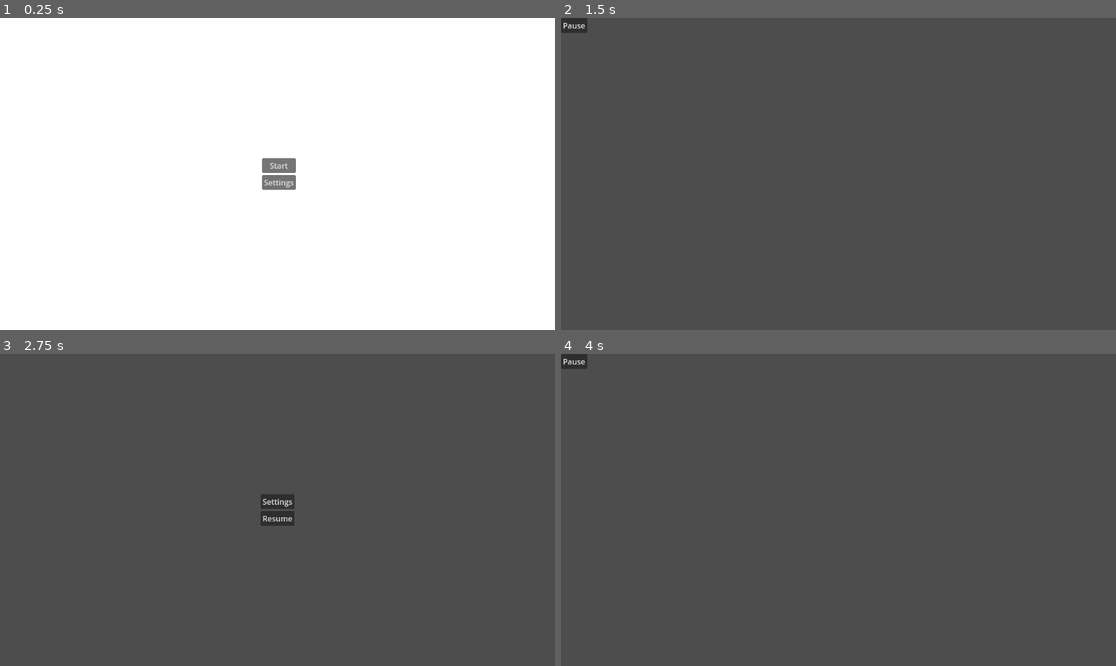
Above: before the commit, frames 1-4 (two rows, left to right).
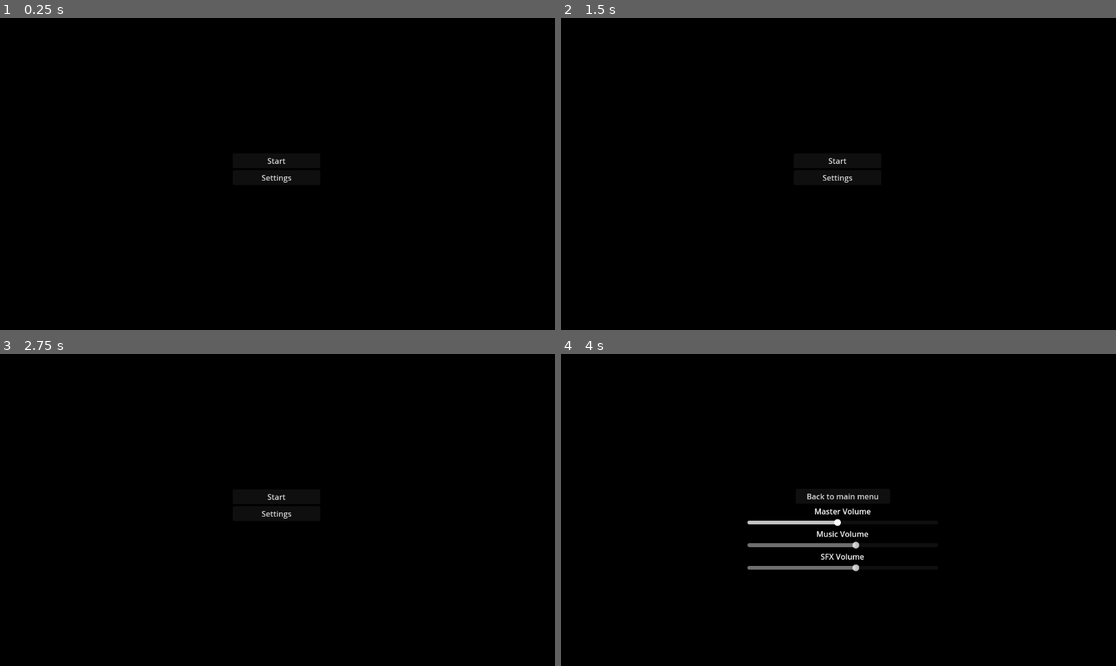
Above: after the commit, the same moments.

Repository: ShroomySquid/LudumDare56
Game: Godot game, scene res://scenes/start_screen.tscn
Same seed, same stepped clock (60 frames per second), same inputs: the game is played once before the commit and once after it. Before the commit the project starts from res://scenes/StartScreen.tscn.
Inputs (mouse positions are in pixels of both pictures, inside the frame that each line leads up to):
- Up to frame 1 (0.25 s): no input
- Up to frame 2 (1.5 s): click "Settings" at 0.5 s; click (844, 161) at 1.25 s, where only the run after the commit has a clickable "Back to main menu"
- Up to frame 3 (2.75 s): click (11, 360) at 2 s, where only the run before the commit has a clickable "Pause"
- Up to frame 4 (4 s): click "Settings" at 2.75 s; click (838, 519) at 3.5 s, where only the run before the commit has a clickable "Resume"

The runs differ from the first frame. In frame 1, 100% of the frame differs, in the area x 0-100%, y 0-100%; in frame 2, 100%; in frame 3, 100%; in frame 4, 100%.

Commit message:
Change control to be a global variable, change the architecture of the project, added audio settings

Diff:
--- /dev/null
+++ b/Scripts/control.gd
@@ -0,0 +1,15 @@
+extends Node2D
+
+var MasterVolumeModifier
+var MusicVolumeModifier
+var SFXVolumeModifier
+
+func _ready():
+	pass # Replace with function body.
+
+func _process(_delta):
+	if Input.is_action_just_pressed("RightClick"):
+		$SFXtest.play()
+
+func change_volume(bus, value):
+	AudioServer.set_bus_volume_db(bus, value - 40)
--- /dev/null
+++ b/Scripts/game.gd
@@ -0,0 +1,37 @@
+extends Node2D
+
+@onready var is_paused := false
+
+func _ready():
+	$CanvasLayer/MenuContainer.hide()
+	$CanvasLayer/Settings.hide()
+
+func _process(_delta):
+	if Input.is_action_just_pressed("esc"):
+		pause_trigger()
+
+func pause_trigger():
+	if (is_paused):
+		$CanvasLayer/MenuContainer.hide()
+		$CanvasLayer/PauseBtn.show()
+		is_paused = false
+		Engine.time_scale = 1
+	else:
+		$CanvasLayer/MenuContainer.show()
+		$CanvasLayer/PauseBtn.hide()
+		Engine.time_scale = 0
+		is_paused = true
+
+func _on_pause_btn_pressed():
+		pause_trigger()
+
+func _on_resume_btn_pressed():
+		pause_trigger()
+
+func _on_setting_btn_pressed():
+	$CanvasLayer/MenuContainer.hide()
+	$CanvasLayer/Settings.show()
+
+func _on_settings_exit_settings():
+	$CanvasLayer/MenuContainer.show()
+	$CanvasLayer/Settings.hide()
--- /dev/null
+++ b/Scripts/settings.gd
@@ -0,0 +1,23 @@
+extends VBoxContainer
+
+signal exit_settings
+
+func _ready():
+	GlobalControl.change_volume(0, $MasterSoundSlider.value)
+	GlobalControl.change_volume(1, $MusicSoundSlider.value)
+	GlobalControl.change_volume(2, $SFXSoundSlider.value)
+
+func _process(_delta):
+	pass
+
+func _on_master_sound_slider_value_changed(value):
+	GlobalControl.change_volume(0, value)
+
+func _on_music_sound_slider_value_changed(value):
+	GlobalControl.change_volume(1, value)
+
+func _on_sfx_sound_slider_value_changed(value):
+	GlobalControl.change_volume(2, value)
+
+func _on_main_menu_btn_pressed():
+	exit_settings.emit()
--- /dev/null
+++ b/Scripts/start_screen.gd
@@ -0,0 +1,20 @@
+extends Control
+
+@onready var is_settings_on := false
+
+func _ready():
+	$Settings.hide()
+
+func _process(_delta):
+	pass
+
+func _on_start_btn_pressed():
+	get_tree().change_scene_to_file("res://scenes/game.tscn")
+
+func _on_settings_btn_pressed():
+	$MenuContainer.hide()
+	$Settings.show()
+
+func _on_settings_exit_settings():
+	$MenuContainer.show()
+	$Settings.hide()
--- /dev/null
+++ b/default_bus_layout.tres
@@ -0,0 +1,15 @@
+[gd_resource type="AudioBusLayout" format=3 uid="uid://bwcjmq8sogmgb"]
+
+[resource]
+bus/1/name = &"Music"
+bus/1/solo = false
+bus/1/mute = false
+bus/1/bypass_fx = false
+bus/1/volume_db = 0.0
+bus/1/send = &"Master"
+bus/2/name = &"SFX"
+bus/2/solo = false
+bus/2/mute = false
+bus/2/bypass_fx = false
+bus/2/volume_db = 0.0
+bus/2/send = &"Master"
--- a/project.godot
+++ b/project.godot
@@ -11,9 +11,13 @@
 [application]
 
 config/name="LudumDare56"
-run/main_scene="res://scenes/StartScreen.tscn"
+run/main_scene="res://scenes/start_screen.tscn"
 config/features=PackedStringArray("4.3", "GL Compatibility")
 config/icon="res://icon.svg"
+
+[autoload]
+
+GlobalControl="*res://scenes/Control.tscn"
 
 [input]
 
@@ -22,6 +26,11 @@
 "events": [Object(InputEventKey,"resource_local_to_scene":false,"resource_name":"","device":-1,"window_id":0,"alt_press …(195 unchanged characters)…
 ]
 }
+RightClick={
+"deadzone": 0.5,
+"events": [Object(InputEventMouseButton,"resource_local_to_scene":false,"resource_name":"","device":-1,"window_id":0,"alt_pressed":false,"shift_pressed":false,"ctrl_pressed":false,"meta_pressed":false,"button_mask":2,"position":Vector2(137, 14),"global_position":Vector2(146, 60),"factor":1.0,"button_index":2,"canceled":false,"pressed":true,"double_click":false,"script":null)
+]
+}
 
 [rendering]
 
--- a/scenes/Control.tscn
+++ b/scenes/Control.tscn
@@ -1,3 +1,17 @@
-[gd_scene format=3 uid="uid://dlyvi51d1hw1h"]
+[gd_scene load_steps=4 format=3 uid="uid://dlyvi51d1hw1h"]
+
+[ext_resource type="Script" path="res://Scripts/control.gd" id="1_xyxub"]
+[ext_resource type="AudioStream" uid="uid://dk4dixgksotjc" path="res://Sound&Music/Le Reel Irlandais ou Bees Wax, Skin Sheep.mp3" id="2_8usk6"]
+[ext_resource type="AudioStream" uid="uid://dkh644yviqjn" path="res://Sound&Music/dmg.wav" id="2_8wav4"]
 
 [node name="Control" type="Node2D"]
+script = ExtResource("1_xyxub")
+
+[node name="MusicStream" type="AudioStreamPlayer2D" parent="."]
+stream = ExtResource("2_8usk6")
+autoplay = true
+bus = &"Music"
+
+[node name="SFXtest" type="AudioStreamPlayer2D" parent="."]
+stream = ExtResource("2_8wav4")
+bus = &"SFX"
--- a/scenes/Game.tscn
+++ /dev/null
@@ -1,42 +0,0 @@
-[gd_scene load_steps=3 format=3 uid="uid://cqicvk563xl76"]
-
-[ext_resource type="PackedScene" uid="uid://dlyvi51d1hw1h" path="res://scenes/Control.tscn" id="1_o8o4s"]
-[ext_resource type="Script" path="res://scenes/game.gd" id="2_wedjm"]
-
-[node name="Control" instance=ExtResource("1_o8o4s")]
-
-[node name="Game" type="Node2D" parent="." index="0"]
-script = ExtResource("2_wedjm")
-
-[node name="CanvasLayer" type="CanvasLayer" parent="Game" index="0"]
-
-[node name="PauseBtn" type="Button" parent="Game/CanvasLayer" index="0"]
-offset_right = 53.0
-offset_bottom = 31.0
-text = "Pause
-"
-
-[node name="VBoxContainer" type="VBoxContainer" parent="Game/CanvasLayer" index="1"]
-anchors_preset = 8
-anchor_left = 0.5
-anchor_top = 0.5
-anchor_right = 0.5
-anchor_bottom = 0.5
-offset_left = -20.0
-offset_top = -20.0
-offset_right = 20.0
-offset_bottom = 20.0
-grow_horizontal = 2
-grow_vertical = 2
-
-[node name="SettingBtn" type="Button" parent="Game/CanvasLayer/VBoxContainer" index="0"]
-layout_mode = 2
-text = "Settings
-"
-
-[node name="ResumeBtn" type="Button" parent="Game/CanvasLayer/VBoxContainer" index="1"]
-layout_mode = 2
-text = "Resume"
-
-[connection signal="pressed" from="Game/CanvasLayer/PauseBtn" to="Game" method="_on_pause_btn_pressed"]
-[connection signal="pressed" from="Game/CanvasLayer/VBoxContainer/ResumeBtn" to="Game" method="_on_resume_btn_pressed"]
--- a/scenes/StartScreen.tscn
+++ /dev/null
@@ -1,45 +0,0 @@
-[gd_scene load_steps=3 format=3 uid="uid://mnnmberqmrgd"]
-
-[ext_resource type="PackedScene" uid="uid://dlyvi51d1hw1h" path="res://scenes/Control.tscn" id="1_fhjn6"]
-[ext_resource type="Script" path="res://scenes/start_screen.gd" id="2_vyy64"]
-
-[node name="Control" instance=ExtResource("1_fhjn6")]
-
-[node name="StartScreen" type="Control" parent="." index="0"]
-layout_mode = 3
-anchors_preset = 0
-offset_left = -17.0
-offset_top = -14.0
-offset_right = 1174.0
-offset_bottom = 662.0
-script = ExtResource("2_vyy64")
-
-[node name="BackgroundColor" type="ColorRect" parent="StartScreen" index="0"]
-layout_mode = 0
-offset_right = 1191.0
-offset_bottom = 672.0
-
-[node name="MenuContainer" type="VBoxContainer" parent="StartScreen" index="1"]
-layout_mode = 1
-anchors_preset = 8
-anchor_left = 0.5
-anchor_top = 0.5
-anchor_right = 0.5
-anchor_bottom = 0.5
-offset_left = -20.0
-offset_top = -20.0
-offset_right = 20.0
-offset_bottom = 20.0
-grow_horizontal = 2
-grow_vertical = 2
-
-[node name="StartBtn" type="Button" parent="StartScreen/MenuContainer" index="0"]
-layout_mode = 2
-text = "Start
-"
-
-[node name="Settings" type="Button" parent="StartScreen/MenuContainer" index="1"]
-layout_mode = 2
-text = "Settings"
-
-[connection signal="pressed" from="StartScreen/MenuContainer/StartBtn" to="StartScreen" method="_on_start_btn_pressed"]
--- a/scenes/game.gd
+++ /dev/null
@@ -1,28 +0,0 @@
-extends Node2D
-
-@onready var is_paused := false
-
-func _ready():
-	$CanvasLayer/VBoxContainer.hide()
-
-func _process(_delta):
-	if Input.is_action_just_pressed("esc"):
-		pause_trigger()
-
-func pause_trigger():
-	if (is_paused):
-		$CanvasLayer/VBoxContainer.hide()
-		$CanvasLayer/PauseBtn.show()
-		is_paused = false
-		Engine.time_scale = 1
-	else:
-		$CanvasLayer/VBoxContainer.show()
-		$CanvasLayer/PauseBtn.hide()
-		Engine.time_scale = 0
-		is_paused = true
-
-func _on_pause_btn_pressed():
-		pause_trigger()
-
-func _on_resume_btn_pressed():
-		pause_trigger()
--- /dev/null
+++ b/scenes/game.tscn
@@ -0,0 +1,48 @@
+[gd_scene load_steps=3 format=3 uid="uid://cubm8ayprtkdv"]
+
+[ext_resource type="Script" path="res://Scripts/game.gd" id="1_6a6vw"]
+[ext_resource type="PackedScene" uid="uid://bwrhsav1b6hkf" path="res://scenes/settings.tscn" id="2_2jvls"]
+
+[node name="Game" type="Node2D"]
+script = ExtResource("1_6a6vw")
+
+[node name="CanvasLayer" type="CanvasLayer" parent="."]
+
+[node name="PauseBtn" type="Button" parent="CanvasLayer"]
+offset_right = 53.0
+offset_bottom = 31.0
+text = "Pause
+"
+
+[node name="MenuContainer" type="VBoxContainer" parent="CanvasLayer"]
+anchors_preset = 8
+anchor_left = 0.5
+anchor_top = 0.5
+anchor_right = 0.5
+anchor_bottom = 0.5
+offset_left = -20.0
+offset_top = -20.0
+offset_right = 20.0
+offset_bottom = 20.0
+grow_horizontal = 2
+grow_vertical = 2
+
+[node name="SettingBtn" type="Button" parent="CanvasLayer/MenuContainer"]
+layout_mode = 2
+text = "Settings
+"
+
+[node name="ResumeBtn" type="Button" parent="CanvasLayer/MenuContainer"]
+layout_mode = 2
+text = "Resume"
+
+[node name="Settings" parent="CanvasLayer" instance=ExtResource("2_2jvls")]
+offset_left = 362.0
+offset_top = 276.0
+offset_right = -399.0
+offset_bottom = -185.0
+
+[connection signal="pressed" from="CanvasLayer/PauseBtn" to="." method="_on_pause_btn_pressed"]
+[connection signal="pressed" from="CanvasLayer/MenuContainer/SettingBtn" to="." method="_on_setting_btn_pressed"]
+[connection signal="pressed" from="CanvasLayer/MenuContainer/ResumeBtn" to="." method="_on_resume_btn_pressed"]
+[connection signal="exit_settings" from="CanvasLayer/Settings" to="." method="_on_settings_exit_settings"]
--- /dev/null
+++ b/scenes/settings.tscn
@@ -0,0 +1,52 @@
+[gd_scene load_steps=2 format=3 uid="uid://bwrhsav1b6hkf"]
+
+[ext_resource type="Script" path="res://Scripts/settings.gd" id="1_r3n6e"]
+
+[node name="Settings" type="VBoxContainer"]
+anchors_preset = 15
+anchor_right = 1.0
+anchor_bottom = 1.0
+grow_horizontal = 2
+grow_vertical = 2
+script = ExtResource("1_r3n6e")
+
+[node name="MarginContainer" type="MarginContainer" parent="."]
+layout_mode = 2
+theme_override_constants/margin_left = 100
+theme_override_constants/margin_right = 100
+
+[node name="MainMenuBtn" type="Button" parent="MarginContainer"]
+layout_mode = 2
+text = "Back to main menu"
+
+[node name="MasterSoundLabel" type="Label" parent="."]
+layout_mode = 2
+text = "Master Volume"
+horizontal_alignment = 1
+
+[node name="MasterSoundSlider" type="HSlider" parent="."]
+layout_mode = 2
+max_value = 70.0
+value = 40.0
+
+[node name="MusicSoundLabel" type="Label" parent="."]
+layout_mode = 2
+text = "Music Volume"
+horizontal_alignment = 1
+
+[node name="MusicSoundSlider" type="HSlider" parent="."]
+layout_mode = 2
+max_value = 70.0
+value = 40.0
+
+[node name="SFXSoundLabel" type="Label" parent="."]
+layout_mode = 2
+text = "SFX Volume"
+horizontal_alignment = 1
+
+[node name="SFXSoundSlider" type="HSlider" parent="."]
+layout_mode = 2
+max_value = 70.0
+value = 40.0
+
+[connection signal="pressed" from="MarginContainer/MainMenuBtn" to="." method="_on_main_menu_btn_pressed"]
--- a/scenes/start_screen.gd
+++ /dev/null
@@ -1,10 +0,0 @@
-extends Control
-
-func _ready():
-	pass # Replace with function body.
-
-func _process(_delta):
-	pass
-
-func _on_start_btn_pressed():
-	get_tree().change_scene_to_file("res://scenes/Game.tscn")
--- /dev/null
+++ b/scenes/start_screen.tscn
@@ -0,0 +1,53 @@
+[gd_scene load_steps=3 format=3 uid="uid://b1a0lfhx16sg2"]
+
+[ext_resource type="Script" path="res://Scripts/start_screen.gd" id="1_cklc5"]
+[ext_resource type="PackedScene" uid="uid://bwrhsav1b6hkf" path="res://scenes/settings.tscn" id="2_20652"]
+
+[node name="StartScreen" type="Control"]
+layout_mode = 3
+anchors_preset = 15
+anchor_right = 1.0
+anchor_bottom = 1.0
+grow_horizontal = 2
+grow_vertical = 2
+script = ExtResource("1_cklc5")
+
+[node name="BackgroundColor" type="ColorRect" parent="."]
+layout_mode = 0
+offset_right = 1191.0
+offset_bottom = 672.0
+color = Color(0, 0, 0, 1)
+
+[node name="MenuContainer" type="VBoxContainer" parent="."]
+layout_mode = 1
+anchors_preset = 8
+anchor_left = 0.5
+anchor_top = 0.5
+anchor_right = 0.5
+anchor_bottom = 0.5
+offset_left = -93.5
+offset_top = -43.0
+offset_right = 88.5
+offset_bottom = 43.0
+grow_horizontal = 2
+grow_vertical = 2
+
+[node name="StartBtn" type="Button" parent="MenuContainer"]
+layout_mode = 2
+text = "Start
+"
+
+[node name="SettingsBtn" type="Button" parent="MenuContainer"]
+layout_mode = 2
+text = "Settings"
+
+[node name="Settings" parent="." instance=ExtResource("2_20652")]
+layout_mode = 1
+offset_left = 387.0
+offset_top = 280.0
+offset_right = -369.0
+offset_bottom = -174.0
+
+[connection signal="pressed" from="MenuContainer/StartBtn" to="." method="_on_start_btn_pressed"]
+[connection signal="pressed" from="MenuContainer/SettingsBtn" to="." method="_on_settings_btn_pressed"]
+[connection signal="exit_settings" from="Settings" to="." method="_on_settings_exit_settings"]
Renamed: scenes/start_btn.gd -> Scripts/start_btn.gd
Not shown, added: Sound&Music/Le Reel Irlandais ou Bees Wax, Skin Sheep.mp3.import
Not shown, added: Sound&Music/dmg.wav.import
Not shown, added: Sound&Music/Le Reel Irlandais ou Bees Wax, Skin Sheep.mp3
Not shown, added: Sound&Music/dmg.wav
